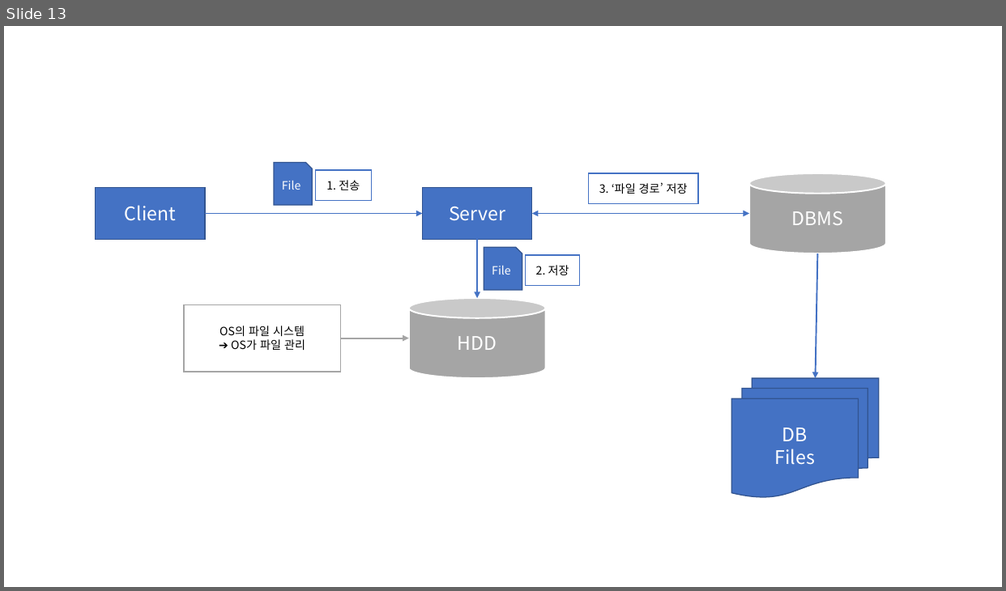
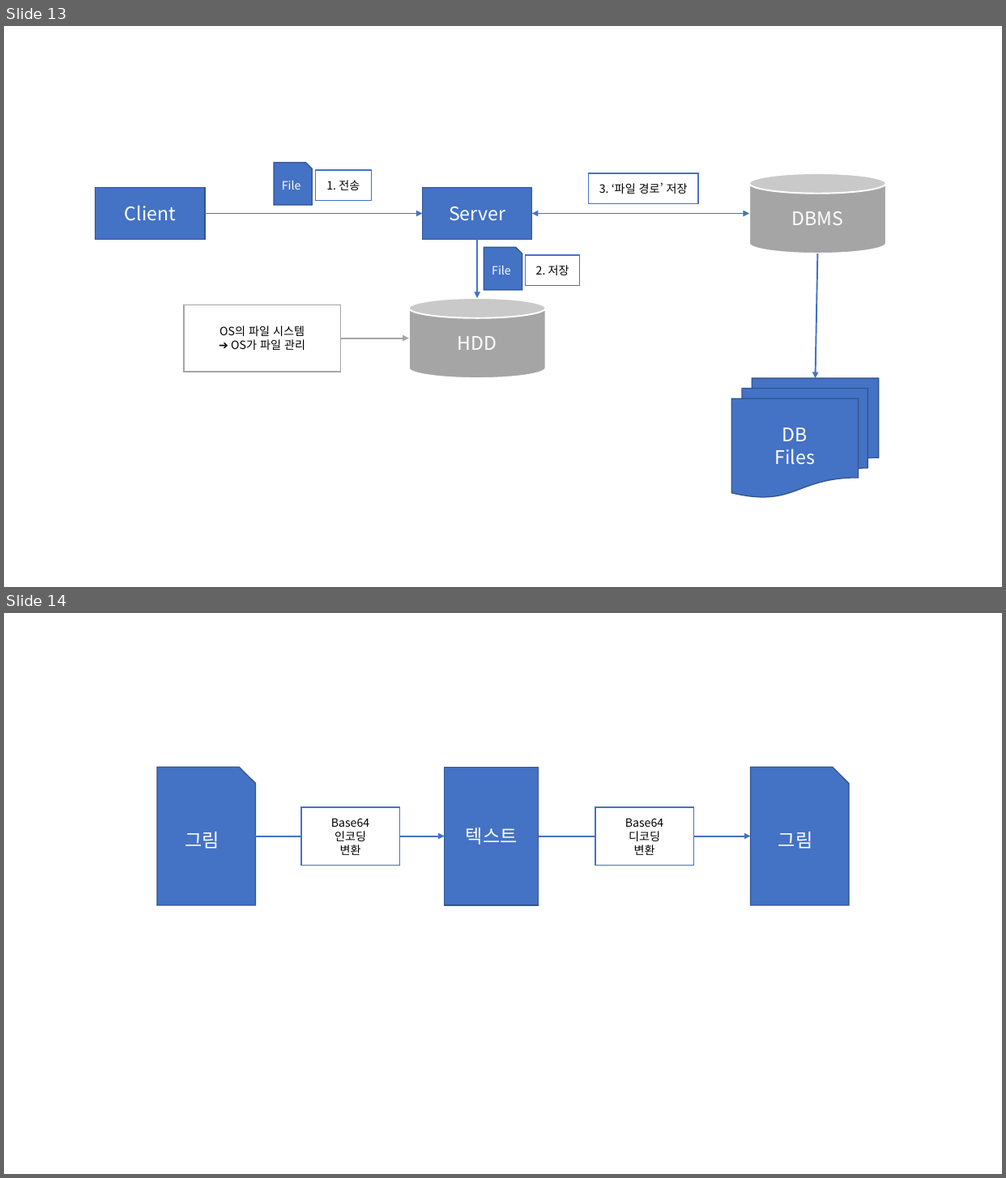
Before and after one commit to Dingadung/2022-study-workspace, a slide deck: study-note/데이터베이스/2022-08-31 내용정리.pptx. Shown one above the other, each under a label of ours: slide 13 before the commit, slides 13 and 14 after it. The pictures are 1006x591 and 1006x1178 pixels, drawn with LibreOffice and Linux fonts; fonts in the diff are those of the drawing. Boxes give left, top, right and bottom in pixels: in the first picture for what was removed or moved away, otherwise in the second. Text is boxed around its words. In the diff, an @@ line names an element or a change of style, - is before the commit and + after.

```diff
--- a/study-note/데이터베이스/2022-08-31 내용정리.pptx
+++ b/study-note/데이터베이스/2022-08-31 내용정리.pptx
@@ slide 14 added at [4,613,1002,1174], background #FFFFFF @@
@@ snip rect added at [157,767,256,905], fill #4472C4, outline #325491 1 pt, 18 pt, text #FFFFFF @@
+그림
@@ rectangle added at [444,767,539,905], fill #4472C4, outline #325491 1 pt, 18 pt, text #FFFFFF @@
+텍스트
@@ snip rect added at [750,767,849,905], fill #4472C4, outline #325491 1 pt, 18 pt, text #FFFFFF @@
+그림
@@ rectangle added at [301,807,399,865], fill #FFFFFF, outline #4472C4 1 pt, 11 pt, text #000000 @@
+Base64
+인코딩
+변환
@@ rectangle added at [595,807,693,865], fill #FFFFFF, outline #4472C4 1 pt, 11 pt, text #000000 @@
+Base64
+디코딩
+변환
@@ arrow added from (256, 836) to (444, 836), #4472C4 1.5 pt @@
@@ arrow added from (539, 836) to (750, 836), #4472C4 1.5 pt @@
```
Also in this commit, not shown: 8 other slides added, 8 slides removed, 4 other files.
